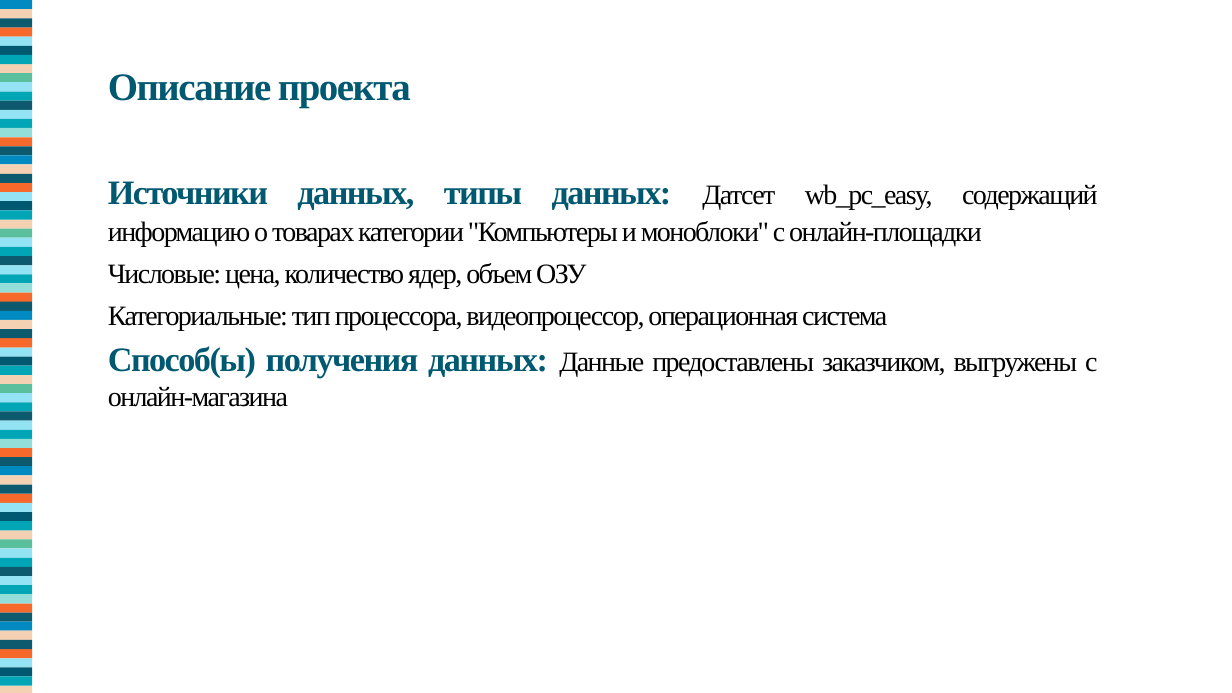
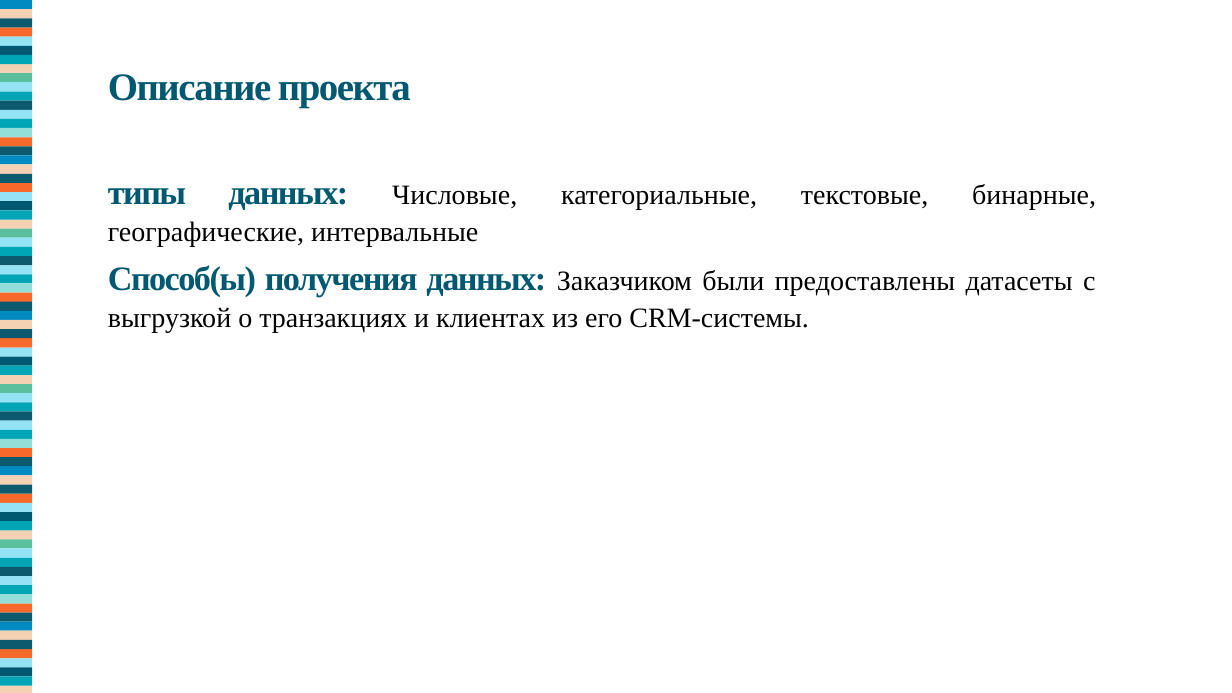
Before and after one commit to Shinnn2374/FinalTaskTGU, a slide deck: slide 5 of finalTasjk/Борисов.pptx (slide 4 before the commit). Drawn at 1232x693 pixels with LibreOffice and Linux fonts; fonts in the diff are those of the drawing. Boxes give left, top, right and bottom in pixels: in the first picture for what was removed or moved away, otherwise in the second. Text is boxed around its words. In the diff, an @@ line names an element or a change of style, - is before the commit and + after.

```diff
--- a/finalTasjk/Борисов.pptx
+++ b/finalTasjk/Борисов.pptx
@@ text at [108, 184, 1096, 333]: text changed @@
-Источники данных, типы данных: Датсет wb_pc_easy, содержащий информацию о товарах категории "Компьютеры и моноблоки" с онлайн-площадки
-Числовые: цена, количество ядер, объем ОЗУ
-Категориальные: тип процессора, видеопроцессор, операционная система
-Способ(ы) получения данных: Данные предоставлены заказчиком, выгружены с онлайн-магазина
+типы данных: Числовые, категориальные, текстовые, бинарные, географические, интервальные
+Способ(ы) получения данных: Заказчиком были предоставлены датасеты с выгрузкой о транзакциях и клиентах из его CRM-системы.
```
Also in this commit, not shown: 9 other slides changed, 2 slides added, 1 slide removed, 4 other files.
